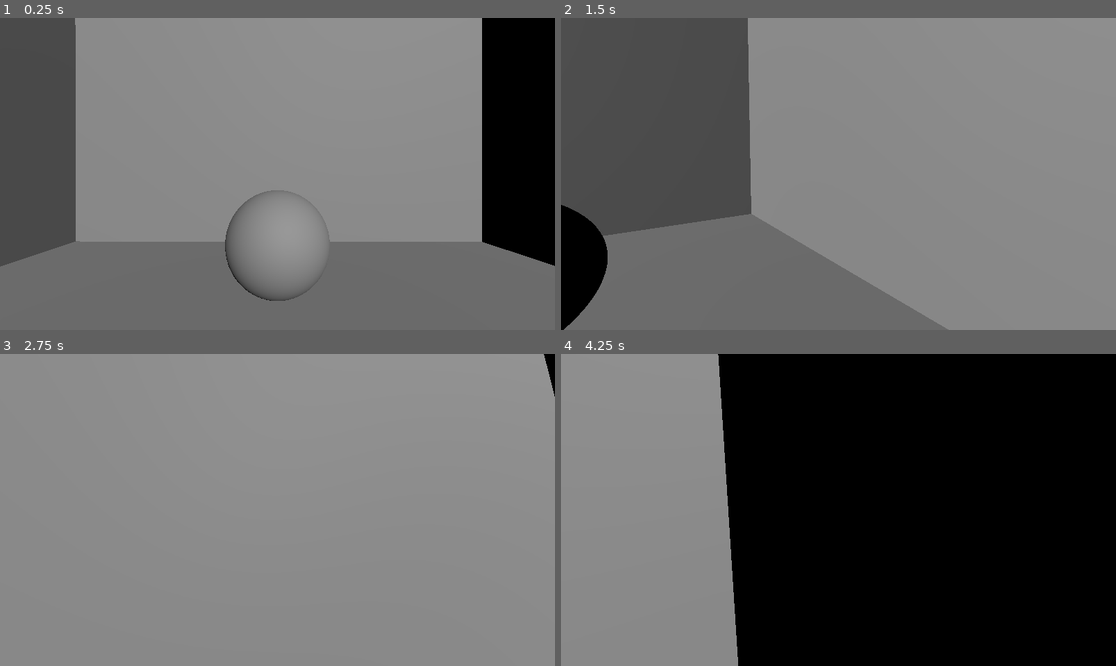
Above: before the commit, frames 1-4 (two rows, left to right).
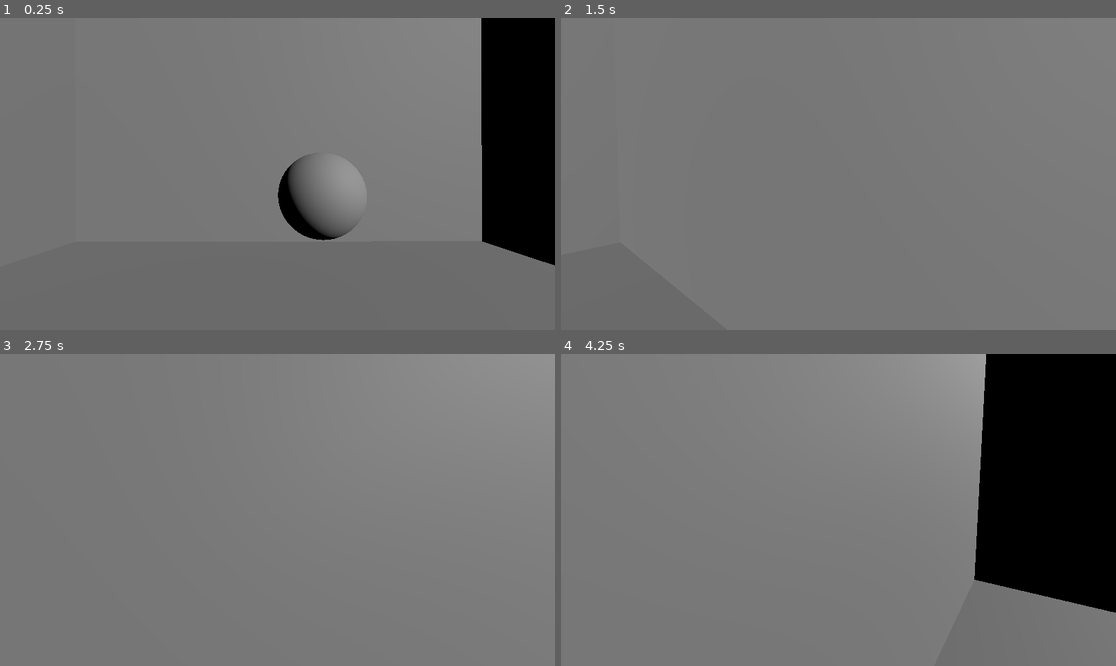
Above: after the commit, the same moments.

Repository: BirdOfAsh/GMTK2025JAM
Game: Godot game, scene res://Levels/level_1.tscn
The game is run twice, just before and just after one commit, with the same random seed, the same clock (stepped at 60 frames per second) and the same inputs.
Inputs (mouse positions are in pixels of both pictures, inside the frame that each line leads up to):
- Up to frame 1 (0.25 s): no input
- Up to frame 2 (1.5 s): move the mouse to (866, 174) at 0.52 s; hold E (Interact, bound only after the commit) 0.53-1.28 s; hold W (Forward) from 0.53 s (still down); move the mouse to (810, 174) at 1.27 s; tap E (Interact, bound only after the commit) at 1.35 s
- Up to frame 3 (2.75 s): keep holding W (Forward); move the mouse to (288, 503) at 2.02 s; hold E (Interact, bound only after the commit) from 2.03 s (still down)
- Up to frame 4 (4.25 s): keep holding W (Forward); move the mouse to (832, 516) at 2.77 s; release E (Interact, bound only after the commit) at 2.78 s; tap E (Interact, bound only after the commit) at 2.85 s; tap Enter at 3.5 s; move the mouse to (877, 513) at 3.52 s; hold E (Interact, bound only after the commit) from 3.53 s (still down)

The runs differ from the first frame. In frame 1, 14% of the frame differs, in the area x 0-100%, y 0-91%; in frame 2, 25%; in frame 3, 0.1%; in frame 4, 51%, in the area x 28-100%, y 0-100%.

Commit message:
Push E key to interact with object that have the Interact Node on them. This node will call the parent Object that it is attached to making it possible for you to have the interaction code in the object itself

Diff:
--- /dev/null
+++ b/InteractableObjects/Interactable.gd
@@ -0,0 +1,9 @@
+extends Node
+var rootNode
+## Interaction Node must be placed as a child of the root node for that object it must not be a grandchild of an object
+func _ready() -> void:
+	rootNode = self.get_parent()
+
+func interact():
+	## all root nodes will have a class to deal with interaction
+	rootNode.call("interaction")
--- /dev/null
+++ b/InteractableObjects/Interactable.tscn
@@ -0,0 +1,6 @@
+[gd_scene load_steps=2 format=3 uid="uid://68x0bdce1ya"]
+
+[ext_resource type="Script" uid="uid://dt67bl4dq7xod" path="res://InteractableObjects/Interactable.gd" id="1_ansfn"]
+
+[node name="Interactable" type="Node"]
+script = ExtResource("1_ansfn")
--- /dev/null
+++ b/InteractableObjects/Objects/sphere_of_testing.tscn
@@ -0,0 +1,19 @@
+[gd_scene load_steps=5 format=3 uid="uid://bx4wniecksstx"]
+
+[ext_resource type="Script" uid="uid://bxxu1mklntia4" path="res://InteractableObjects/Scripts/sphere_of_testing.gd" id="1_2w04l"]
+[ext_resource type="PackedScene" uid="uid://68x0bdce1ya" path="res://InteractableObjects/Interactable.tscn" id="1_p4u51"]
+
+[sub_resource type="SphereMesh" id="SphereMesh_dilhk"]
+
+[sub_resource type="SphereShape3D" id="SphereShape3D_rf6l5"]
+
+[node name="SphereOfTesting" type="MeshInstance3D"]
+mesh = SubResource("SphereMesh_dilhk")
+script = ExtResource("1_2w04l")
+
+[node name="Interactable" parent="." instance=ExtResource("1_p4u51")]
+
+[node name="Area3D" type="Area3D" parent="."]
+
+[node name="CollisionShape3D" type="CollisionShape3D" parent="Area3D"]
+shape = SubResource("SphereShape3D_rf6l5")
--- /dev/null
+++ b/InteractableObjects/Scripts/sphere_of_testing.gd
@@ -0,0 +1,3 @@
+extends Node
+func interaction():
+	print(name + " was interacted with!")
--- a/Levels/level_1.tscn
+++ b/Levels/level_1.tscn
@@ -2,8 +2,7 @@
 
 [ext_resource type="Script" uid="uid://5ptycblx2vct" path="res://Timer/timer_label.gd" id="1_n0qsc"]
 [ext_resource type="PackedScene" uid="uid://26fc574m2bic" path="res://Player/player.tscn" id="2_dilhk"]
-
-[sub_resource type="SphereMesh" id="SphereMesh_dilhk"]
+[ext_resource type="PackedScene" uid="uid://bx4wniecksstx" path="res://InteractableObjects/Objects/sphere_of_testing.tscn" id="3_3mhv4"]
 
 [sub_resource type="BoxShape3D" id="BoxShape3D_dilhk"]
 size = Vector3(10, 0.1, 10)
@@ -27,91 +26,90 @@
 [node name="Player" parent="." instance=ExtResource("2_dilhk")]
 transform = Transform3D(1, 0, 0, 0, 1, 0, 0, 0, 1, 0, 1, 0)
 
-[node name="SphereOfTesting" type="MeshInstance3D" parent="."]
-transform = Transform3D(1, 0, 0, 0, 1, 0, 0, 0, 1, 0, 1, -2)
-mesh = SubResource("SphereMesh_dilhk")
-
 [node name="DirectionalLight3D" type="DirectionalLight3D" parent="."]
-transform = Transform3D(0.965926, -0.12941, 0.224144, 0, 0.866025, 0.5, -0.258819, -0.482963, 0.836516, 1, 3, 2)
+transform = Transform3D(0.727545, -0.34303, 0.594145, 7.71341e-09, 0.866025, 0.5, -0.68606, -0.363773, 0.630073, 4.62879, 9.55445, 4.61664)
 
 [node name="Box" type="Node" parent="."]
 
-[node name="RigidBody3D" type="RigidBody3D" parent="Box"]
+[node name="Floor" type="RigidBody3D" parent="Box"]
 transform = Transform3D(1, 0, 0, 0, -4.37114e-08, 1, 0, -1, -4.37114e-08, 0, 0, 0)
 gravity_scale = 0.0
 
-[node name="CollisionShape3D" type="CollisionShape3D" parent="Box/RigidBody3D"]
+[node name="CollisionShape3D" type="CollisionShape3D" parent="Box/Floor"]
 transform = Transform3D(1, 0, 0, 0, -4.37114e-08, -1, 0, 1, -4.37114e-08, 0, 0, 0)
 shape = SubResource("BoxShape3D_dilhk")
 
-[node name="Box2" type="MeshInstance3D" parent="Box/RigidBody3D"]
+[node name="Box2" type="MeshInstance3D" parent="Box/Floor"]
 transform = Transform3D(1, 0, 0, 0, -4.37114e-08, -1, 0, 1, -4.37114e-08, 0, 0, 0)
 mesh = SubResource("BoxMesh_n0qsc")
 skeleton = NodePath("")
 
-[node name="RigidBody3D2" type="RigidBody3D" parent="Box"]
+[node name="Wall" type="RigidBody3D" parent="Box"]
 transform = Transform3D(1, 0, 0, 0, -1, -8.74228e-08, 0, 8.74228e-08, -1, 0, 5, 5)
 gravity_scale = 0.0
 
-[node name="CollisionShape3D" type="CollisionShape3D" parent="Box/RigidBody3D2"]
+[node name="CollisionShape3D" type="CollisionShape3D" parent="Box/Wall"]
 transform = Transform3D(1, 0, 0, 0, -4.37114e-08, -1, 0, 1, -4.37114e-08, 0, 0, 0)
 shape = SubResource("BoxShape3D_dilhk")
 
-[node name="Box2" type="MeshInstance3D" parent="Box/RigidBody3D2"]
+[node name="Box2" type="MeshInstance3D" parent="Box/Wall"]
 transform = Transform3D(1, 0, 0, 0, -4.37114e-08, -1, 0, 1, -4.37114e-08, 0, 0, 0)
 mesh = SubResource("BoxMesh_n0qsc")
 skeleton = NodePath("")
 
-[node name="RigidBody3D3" type="RigidBody3D" parent="Box"]
+[node name="Ceiling" type="RigidBody3D" parent="Box"]
 transform = Transform3D(1, 0, 0, 0, -2.18557e-07, 1, 0, -1, -2.18557e-07, 0, 10, 4.76837e-07)
 gravity_scale = 0.0
 
-[node name="CollisionShape3D" type="CollisionShape3D" parent="Box/RigidBody3D3"]
+[node name="CollisionShape3D" type="CollisionShape3D" parent="Box/Ceiling"]
 transform = Transform3D(1, 0, 0, 0, -4.37114e-08, -1, 0, 1, -4.37114e-08, 0, 0, 0)
 shape = SubResource("BoxShape3D_dilhk")
 
-[node name="Box2" type="MeshInstance3D" parent="Box/RigidBody3D3"]
+[node name="Box2" type="MeshInstance3D" parent="Box/Ceiling"]
 transform = Transform3D(1, 0, 0, 0, -4.37114e-08, -1, 0, 1, -4.37114e-08, 0, 0, 0)
 mesh = SubResource("BoxMesh_n0qsc")
 skeleton = NodePath("")
 
-[node name="RigidBody3D4" type="RigidBody3D" parent="Box"]
+[node name="Wall2" type="RigidBody3D" parent="Box"]
 transform = Transform3D(1, 0, 0, 0, -1, -2.62268e-07, 0, 2.62268e-07, -1, 0, 5, -5)
 gravity_scale = 0.0
 
-[node name="CollisionShape3D" type="CollisionShape3D" parent="Box/RigidBody3D4"]
+[node name="CollisionShape3D" type="CollisionShape3D" parent="Box/Wall2"]
 transform = Transform3D(1, 0, 0, 0, -4.37114e-08, -1, 0, 1, -4.37114e-08, 0, 0, 0)
 shape = SubResource("BoxShape3D_dilhk")
 
-[node name="Box2" type="MeshInstance3D" parent="Box/RigidBody3D4"]
+[node name="Box2" type="MeshInstance3D" parent="Box/Wall2"]
 transform = Transform3D(1, 0, 0, 0, -4.37114e-08, -1, 0, 1, -4.37114e-08, 0, 0, 0)
 mesh = SubResource("BoxMesh_n0qsc")
 skeleton = NodePath("")
 
-[node name="RigidBody3D5" type="RigidBody3D" parent="Box"]
+[node name="Wall3" type="RigidBody3D" parent="Box"]
 transform = Transform3D(-4.37114e-08, 2.18557e-07, -1, 1, 9.55343e-15, -4.37114e-08, 0, -1, -2.18557e-07, -5, 5, 4.76837e-07)
 gravity_scale = 0.0
 
-[node name="CollisionShape3D" type="CollisionShape3D" parent="Box/RigidBody3D5"]
+[node name="CollisionShape3D" type="CollisionShape3D" parent="Box/Wall3"]
 transform = Transform3D(1, 0, 0, 0, -4.37114e-08, -1, 0, 1, -4.37114e-08, 0, 0, 0)
 shape = SubResource("BoxShape3D_dilhk")
 
-[node name="Box2" type="MeshInstance3D" parent="Box/RigidBody3D5"]
+[node name="Box2" type="MeshInstance3D" parent="Box/Wall3"]
 transform = Transform3D(1, 0, 0, 0, -4.37114e-08, -1, 0, 1, -4.37114e-08, 0, 0, 0)
 mesh = SubResource("BoxMesh_n0qsc")
 skeleton = NodePath("")
 
-[node name="RigidBody3D6" type="RigidBody3D" parent="Box"]
-transform = Transform3D(-4.37114e-08, 2.18557e-07, -1, 1, 9.55343e-15, -4.37114e-08, 0, -1, -2.18557e-07, 5, 5, 4.76837e-07)
+[node name="Wall4" type="RigidBody3D" parent="Box"]
+transform = Transform3D(-4.37114e-08, 2.18557e-07, -1, 1, 9.55343e-15, -4.37114e-08, 0, -1, -2.18557e-07, 4.95627, 5.04248, -0.0897346)
 gravity_scale = 0.0
 
-[node name="CollisionShape3D" type="CollisionShape3D" parent="Box/RigidBody3D6"]
+[node name="CollisionShape3D" type="CollisionShape3D" parent="Box/Wall4"]
 transform = Transform3D(1, 0, 0, 0, -4.37114e-08, -1, 0, 1, -4.37114e-08, 0, 0, 0)
 shape = SubResource("BoxShape3D_dilhk")
 
-[node name="Box2" type="MeshInstance3D" parent="Box/RigidBody3D6"]
+[node name="Box2" type="MeshInstance3D" parent="Box/Wall4"]
 transform = Transform3D(1, 0, 0, 0, -4.37114e-08, -1, 0, 1, -4.37114e-08, 0, 0, 0)
 mesh = SubResource("BoxMesh_n0qsc")
 skeleton = NodePath("")
 
+[node name="SphereOfTesting2" parent="." instance=ExtResource("3_3mhv4")]
+transform = Transform3D(1, 0, 0, 0, 1, 0, 0, 0, 1, 0.50671, 1.40789, -2.38879)
+
 [connection signal="timeout" from="TimerLabel/Timer" to="TimerLabel" method="_on_timer_timeout"]
--- a/Player/player.gd
+++ b/Player/player.gd
@@ -1,13 +1,17 @@
 extends CharacterBody3D
 
 @onready var camera : Camera3D = $Camera3D
+@onready var interactionArea : Area3D = $Camera3D/Area3D
 
-
+######## CAMERA ########
 var speed : int = 300
 var direction : Vector3
 var inputDirection : Vector2i
-var mouseSensitivity = 3
-
+var mouseSensitivity = 2
+######## CAMERA ########
+######## INTERACTION ########
+var objectLookingAt: Node
+######## INTERACTION ########
 
 func _ready() -> void:
 	Input.mouse_mode = Input.MOUSE_MODE_CAPTURED
@@ -38,9 +42,20 @@
 
 
 func _input(event: InputEvent) -> void:
-
+	keyEPressed(event)
 	if event is InputEventMouseMotion and Input.mouse_mode == Input.MOUSE_MODE_CAPTURED:
 		rotate_y(event.relative.x * -0.005 * mouseSensitivity)
 		camera.rotate_x(event.relative.y * -0.005 * mouseSensitivity)
 
 		camera.rotation_degrees.x = clampf(camera.rotation_degrees.x, -90, 90)
+
+func keyEPressed(event: InputEvent):
+	if event.is_action_pressed("Interact") && objectLookingAt != null:
+		objectLookingAt.call("interact")
+
+func _on_area_3d_area_entered(area: Area3D) -> void:
+	objectLookingAt = area.get_parent().find_child("Interactable")
+
+
+func _on_area_3d_area_exited(area: Area3D) -> void:
+	objectLookingAt = null
--- a/Player/player.tscn
+++ b/Player/player.tscn
@@ -1,8 +1,11 @@
-[gd_scene load_steps=3 format=3 uid="uid://26fc574m2bic"]
+[gd_scene load_steps=4 format=3 uid="uid://26fc574m2bic"]
 
 [ext_resource type="Script" uid="uid://ddn0dd6vo543c" path="res://Player/player.gd" id="1_l8h54"]
 
 [sub_resource type="CylinderShape3D" id="CylinderShape3D_kww3p"]
+
+[sub_resource type="BoxShape3D" id="BoxShape3D_l8h54"]
+size = Vector3(1, 1, 1.5)
 
 [node name="Player" type="CharacterBody3D"]
 script = ExtResource("1_l8h54")
@@ -13,3 +16,13 @@
 [node name="Camera3D" type="Camera3D" parent="."]
 transform = Transform3D(1, 0, 0, 0, 1, 0, 0, 0, 1, 0, 0.649226, 0)
 current = true
+
+[node name="Area3D" type="Area3D" parent="Camera3D"]
+transform = Transform3D(1, 0, 0, 0, 1, 0, 0, 0, 1, 0, -0.135226, -1.005)
+
+[node name="CollisionShape3D" type="CollisionShape3D" parent="Camera3D/Area3D"]
+transform = Transform3D(1, 0, 0, 0, 1, 0, 0, 0, 1, 0, 0, -0.259033)
+shape = SubResource("BoxShape3D_l8h54")
+
+[connection signal="area_entered" from="Camera3D/Area3D" to="." method="_on_area_3d_area_entered"]
+[connection signal="area_exited" from="Camera3D/Area3D" to="." method="_on_area_3d_area_exited"]
--- a/project.godot
+++ b/project.godot
@@ -42,3 +42,8 @@
 "events": [Object(InputEventKey,"resource_local_to_scene":false,"resource_name":"","device":-1,"window_id":0,"alt_press …(195 unchanged characters)…
 ]
 }
+Interact={
+"deadzone": 0.2,
+"events": [Object(InputEventKey,"resource_local_to_scene":false,"resource_name":"","device":-1,"window_id":0,"alt_pressed":false,"shift_pressed":false,"ctrl_pressed":false,"meta_pressed":false,"pressed":false,"keycode":0,"physical_keycode":69,"key_label":0,"unicode":69,"location":0,"echo":false,"script":null)
+]
+}
Not shown, added: InteractableObjects/Interactable.gd.uid
Not shown, added: InteractableObjects/Scripts/sphere_of_testing.gd.uid
